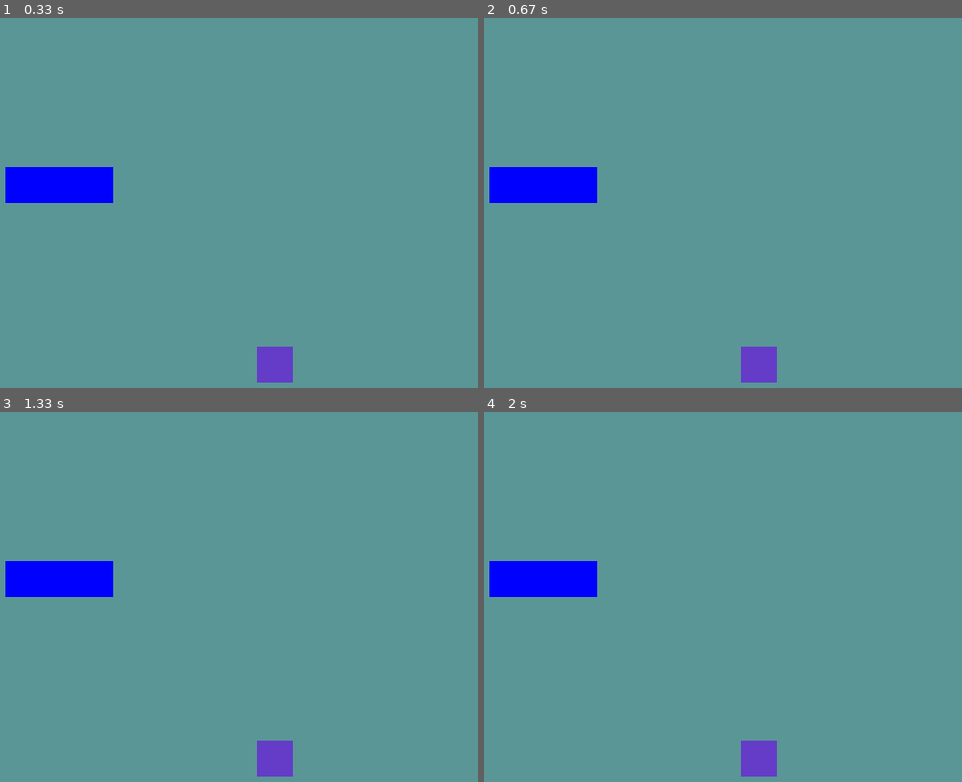
Above: before the commit, frames 1-4 (two rows, left to right).
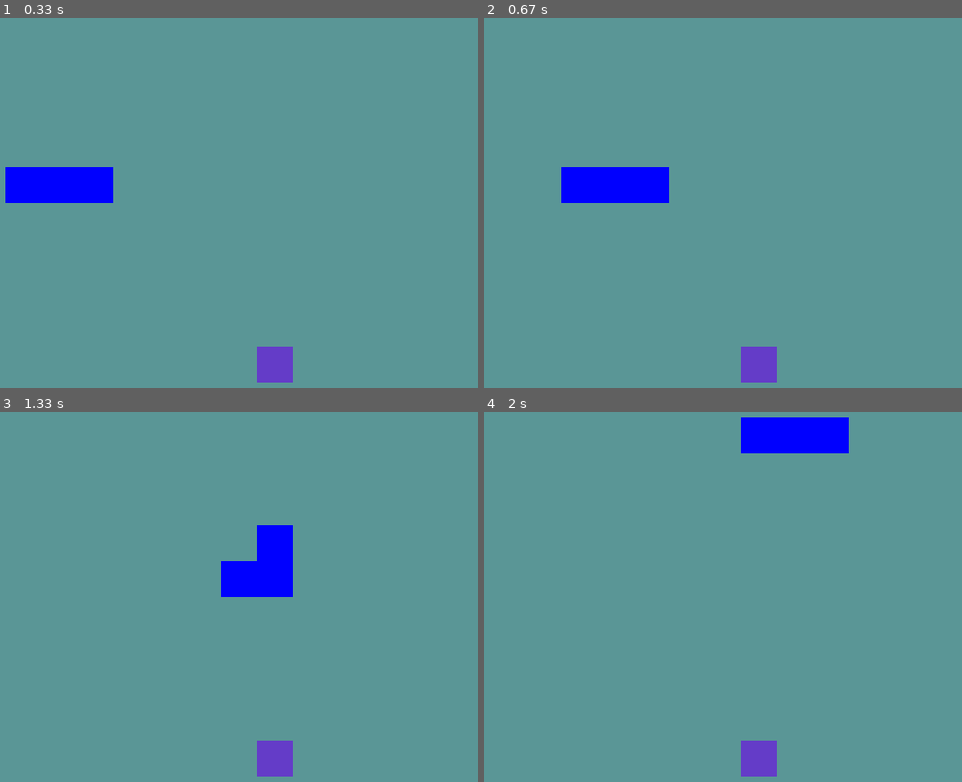
Above: after the commit, the same moments.

Repository: JoshMcCombs/snake_pygame
Game: pygame game, started from snake.py
The game is run twice, just before and just after one commit, with the same random seed, the same clock (stepped at 60 frames per second) and the same inputs.
Inputs:
- Up to frame 1 (0.33 s): no input
- Up to frame 2 (0.67 s): tap Enter at 0.33 s
- Up to frame 3 (1.33 s): hold Right 0.67-1.13 s; hold Up from 1.17 s (still down)
- Up to frame 4 (2 s): release Up at 1.63 s; hold Right from 1.67 s (still down)

Frame 1 is identical in both runs. In frame 2, 2.9% of the frame differs, in the area x 1-39%, y 40-50%; in frame 3, 4.4%, in the area x 1-62%, y 30-50%; in frame 4, 4.4%.

Commit message:
added snake body and movement

Diff:
--- a/snake.py
+++ b/snake.py
@@ -1,11 +1,18 @@
 import pygame
 import sys
 import random
+from pygame.constants import K_DOWN, K_LEFT, K_RIGHT, K_UP
 from pygame.math import Vector2
 
+pygame.init()
+cell_size = 40
+cell_number = 20
+screen_size = cell_number * cell_size
+screen = pygame.display.set_mode((screen_size, screen_size))
+clock = pygame.time.Clock()
 
 class Fruit:
-    def __init__(self) -> None:
+    def __init__(self):
         self.x = random.randint(0, cell_number - 1)
         self.y = random.randint(0, cell_number - 1)
         self.pos = Vector2(self.x, self.y)
@@ -18,8 +25,9 @@
 
 
 class Snake:
-    def __init__(self) -> None:
+    def __init__(self):
         self.body = [Vector2(5, 10), Vector2(6, 10), Vector2(7, 10)]
+        self.direction = Vector2(1, 0)
 
     def draw_snake(self):
         for block in self.body:
@@ -28,16 +36,16 @@
           block_rect = pygame.Rect(x_pos, y_pos, cell_size, cell_size)
           pygame.draw.rect(screen, (0, 0, 255), block_rect)
 
-
-pygame.init()
-cell_size = 40
-cell_number = 20
-screen_size = cell_number * cell_size
-screen = pygame.display.set_mode((screen_size, screen_size))
-clock = pygame.time.Clock()
+    def move_snake(self):
+      body_copy = self.body[:-1]
+      body_copy.insert(0, body_copy[0] + self.direction)
+      self.body = body_copy[:]
 
 fruit = Fruit()
 snake = Snake()
+
+SCREEN_UPDATE = pygame.USEREVENT
+pygame.time.set_timer(SCREEN_UPDATE, 150)
 
 # Game loop
 while True:
@@ -45,6 +53,17 @@
         if event.type == pygame.QUIT:
             pygame.quit()
             sys.exit()
+        if event.type == SCREEN_UPDATE:
+          snake.move_snake()
+        if event.type == pygame.KEYDOWN:
+          if event.key == K_UP:
+            snake.direction = Vector2(0, -1)
+          if event.key == K_DOWN:
+            snake.direction = Vector2(0, 1)
+          if event.key == K_RIGHT:
+            snake.direction = Vector2(1, 0)
+          if event.key == K_LEFT:
+            snake.direction = Vector2(-1, 0)
 
     screen.fill((90, 150, 150))
     fruit.draw_fruit()
